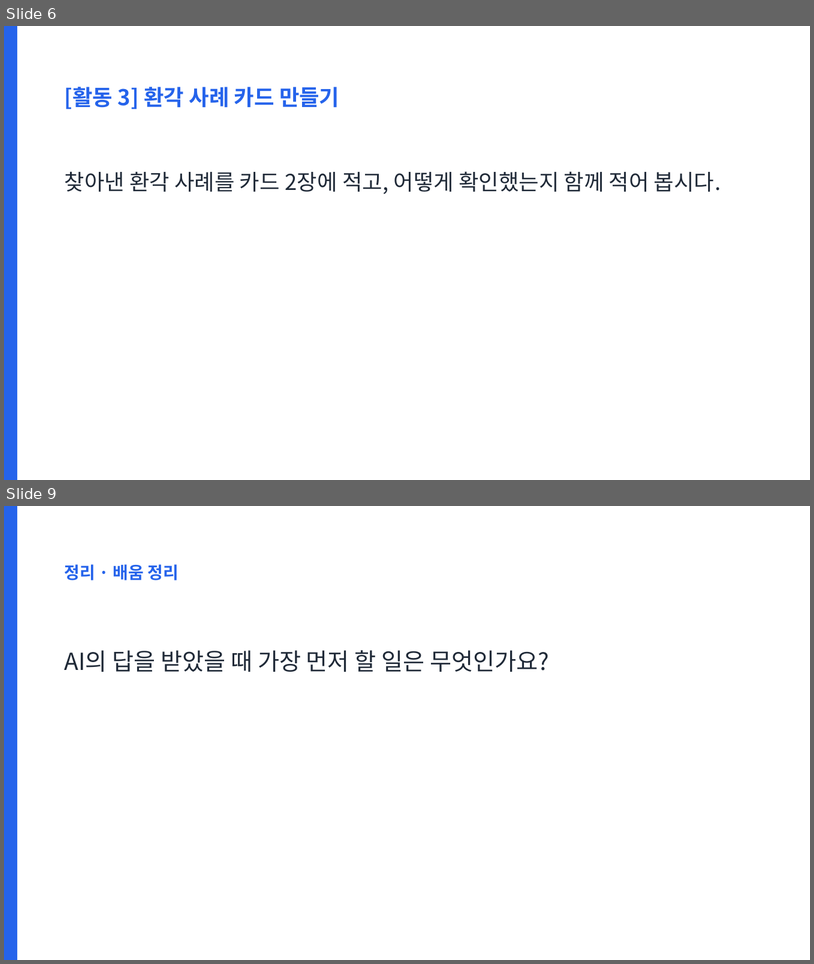
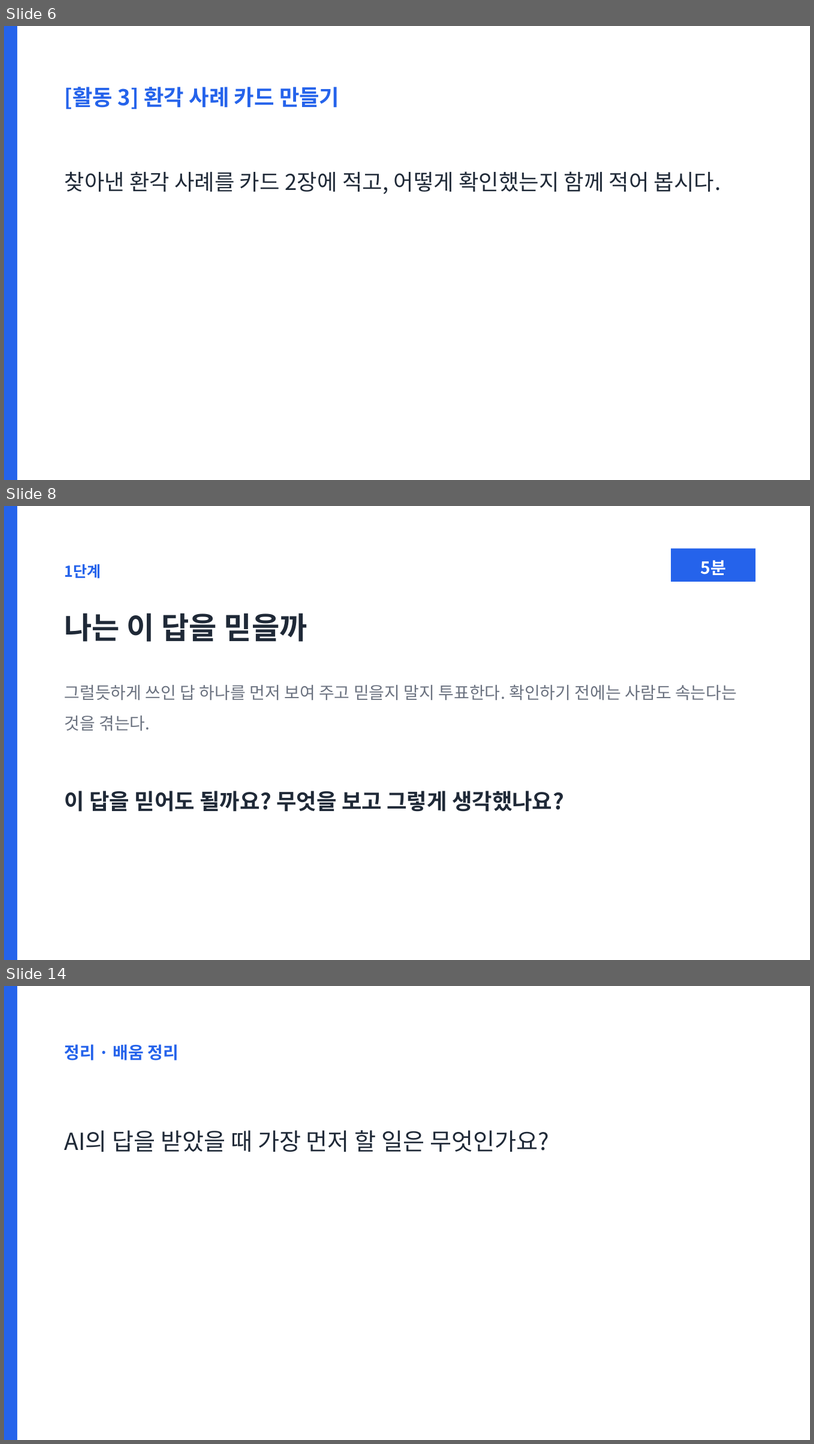
Before and after one commit to legoschool/ai-for-good, a slide deck: out/ppt/WISE_L02_수업.pptx. Shown one above the other, each under a label of ours: slides 6 and 9 before the commit, slides 6, 8 and 14 after it; the slides between them are not shown. The pictures are 814x964 and 814x1444 pixels, drawn with LibreOffice and Linux fonts; fonts in the diff are those of the drawing. Boxes give left, top, right and bottom in pixels: in the first picture for what was removed or moved away, otherwise in the second. Text is boxed around its words. In the diff, an @@ line names an element or a change of style, - is before the commit and + after.

```diff
--- a/out/ppt/WISE_L02_수업.pptx
+++ b/out/ppt/WISE_L02_수업.pptx
@@ slide 8 added at (4,506,810,960), background #FFFFFF @@
@@ rectangle added at (4,506,17,960), fill #2563EB @@
@@ rectangle added at (671,549,756,582), fill #2563EB @@
@@ text added at (65,564,101,579), 18 pt, text #2563EB, bold @@
+1단계
@@ text added at (701,560,726,575), 20 pt, text #FFFFFF, bold @@
+5분
@@ text added at (65,613,308,642), 36 pt, text #1F2937, bold @@
+나는 이 답을 믿을까
@@ text added at (65,684,737,730), 20 pt, text #6B7280 @@
+그럴듯하게 쓰인 답 하나를 먼저 보여 주고 믿을지 말지 투표한다. 확인하기 전에는 사람도 속는다는 것을 겪는다.
@@ text added at (65,790,564,811), 26 pt, text #1F2937, bold @@
+이 답을 믿어도 될까요? 무엇을 보고 그렇게 생각했나요?
@@ what was slide 9 is now slide 14 @@
```
Also in this commit, not shown: 2 slides changed, 4 other slides added, 14 other files.
